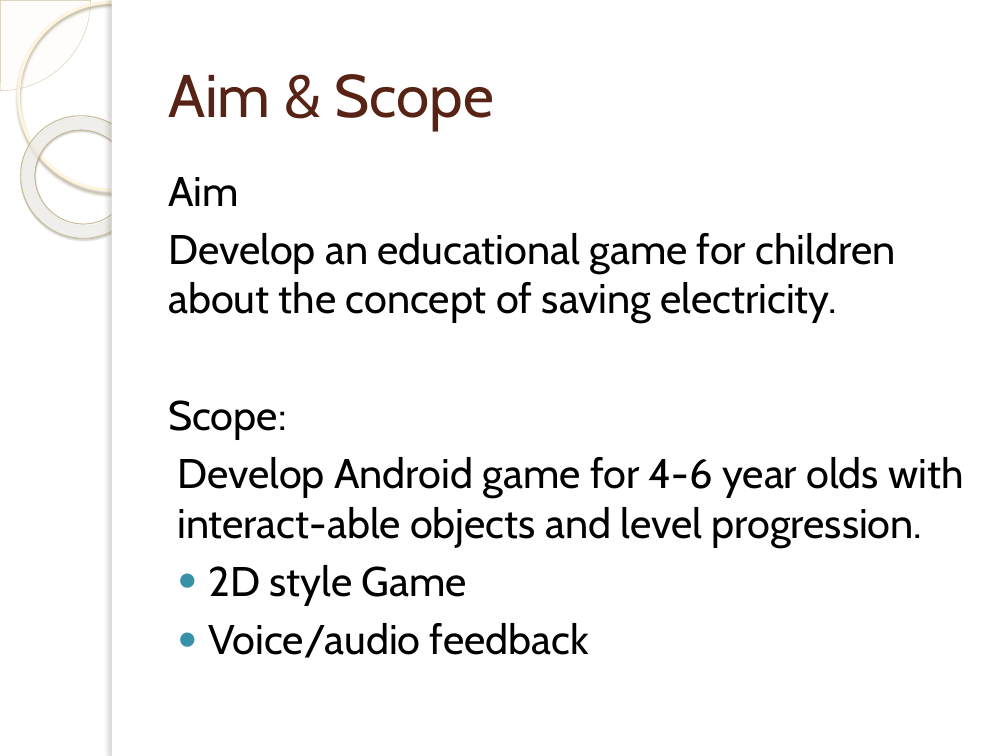
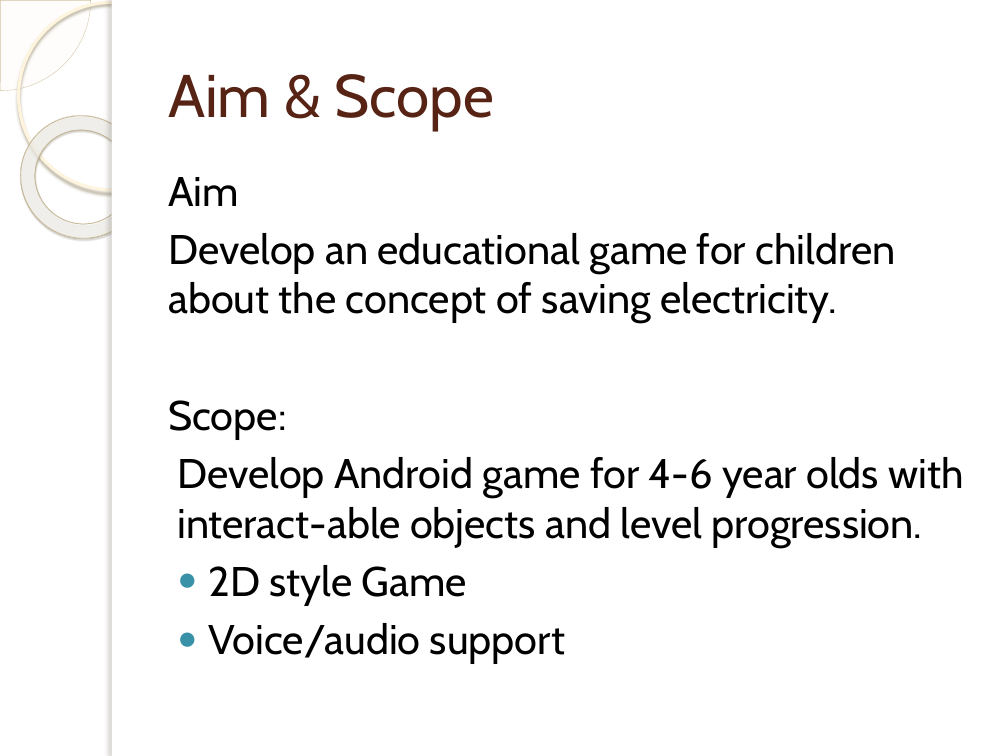
Before and after one commit to Kunalzx/SaveElectricityAndroidGame, a slide deck: slide 2 of Documents/Drafts/Design Ppt Hot topic3.pptx (slide 1 before the commit). Drawn at 1008x756 pixels with LibreOffice and Linux fonts; fonts in the diff are those of the drawing; background and template pictures are left out. Boxes give left, top, right and bottom in pixels: in the first picture for what was removed or moved away, otherwise in the second. Text is boxed around its words. In the diff, an @@ line names an element or a change of style, - is before the commit and + after.

```diff
--- a/Documents/Drafts/Design Ppt Hot topic3.pptx
+++ b/Documents/Drafts/Design Ppt Hot topic3.pptx
@@ text at bbox=[209, 623, 565, 663]: text changed @@
-● Voice/audio feedback
+● Voice/audio support
```
Also in this commit, not shown: 2 other slides changed, 2 slides added, 1 slide removed.
